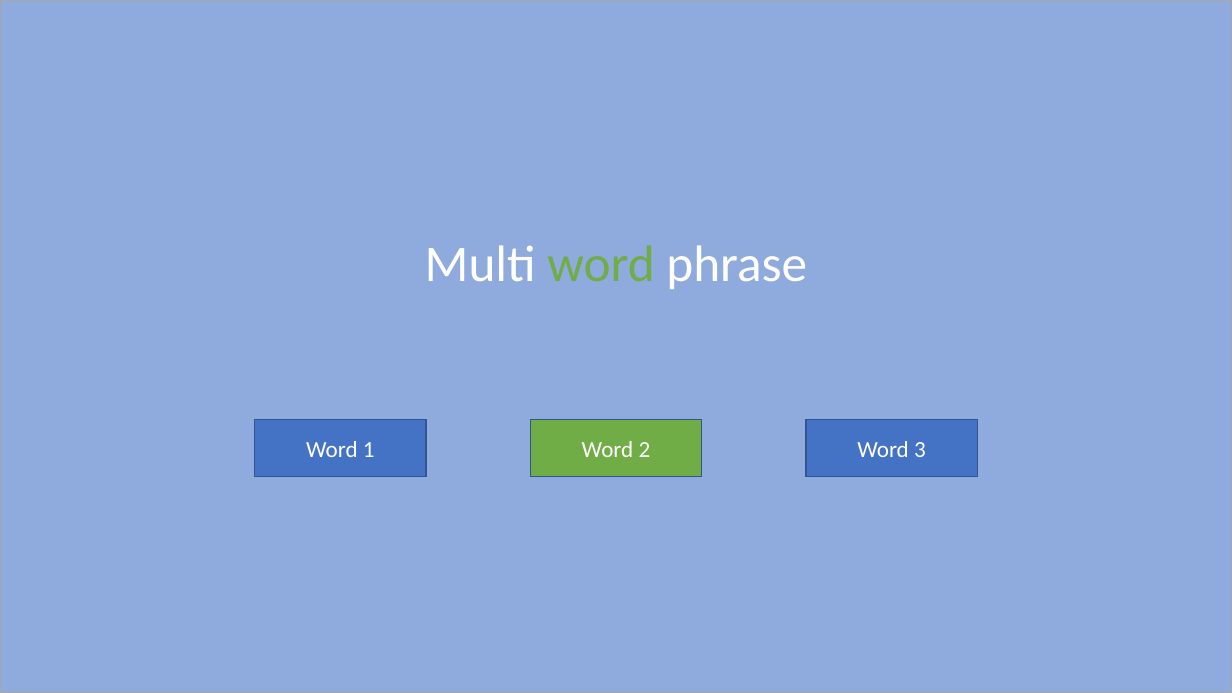
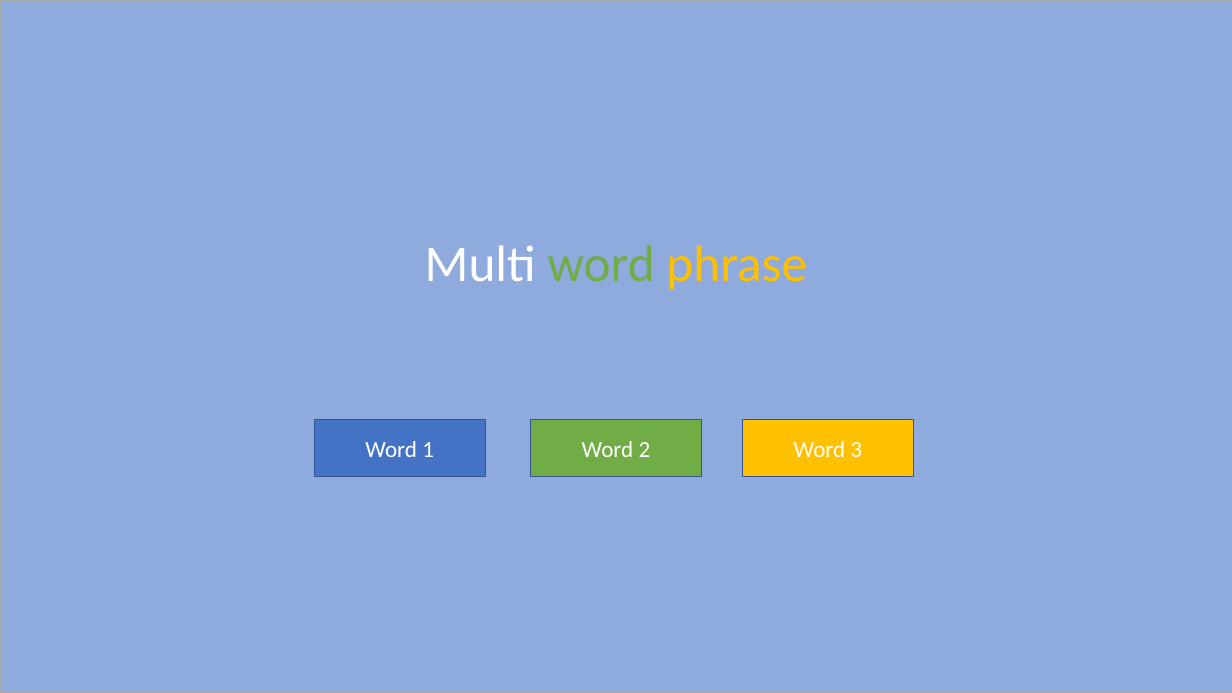
Before and after one commit to ElliotAOram/GhostPyramid, a slide deck: slide 1 of Design/UIDesign/acting_multi_word.pptx. Drawn at 1232x693 pixels with LibreOffice and Linux fonts; fonts in the diff are those of the drawing. Boxes give left, top, right and bottom in pixels: in the first picture for what was removed or moved away, otherwise in the second. Text is boxed around its words. In the diff, an @@ line names an element or a change of style, - is before the commit and + after.

```diff
--- a/Design/UIDesign/acting_multi_word.pptx
+++ b/Design/UIDesign/acting_multi_word.pptx
@@ text "Multi word phrase" at [425, 245, 807, 290]: text colour #FFFFFF to #FFC000 in "phrase" @@
@@ rectangle "Word 1": place and size @@
-rectangle "Word 1" at [255, 420, 426, 476]
+rectangle "Word 1" at [314, 420, 485, 476]
@@ rectangle "Word 3": place and size @@
-rectangle "Word 3" at [806, 420, 977, 476]
+rectangle "Word 3" at [742, 420, 913, 476]
@@ rectangle "Word 3" at [742, 420, 913, 476]: fill #4472C4 to #FFC000 @@
```
Also in this commit, not shown: 9 other files.
